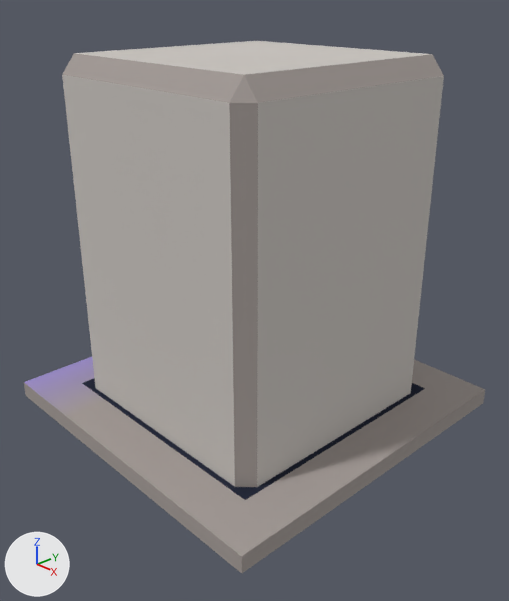
The Blender file ExternalAssets/Blender/Door02.blend as it was, and as the next commit left it.
Camera for both pictures: a camera (50 mm lens) standing at (1.13, -1.057, 0.97) and looking at (0.047, -0.037, 0.304). The lights are fixed; the arrows at lower left show +X, +Y and +Z.

In view in the first picture: 'Base', 'Door'.
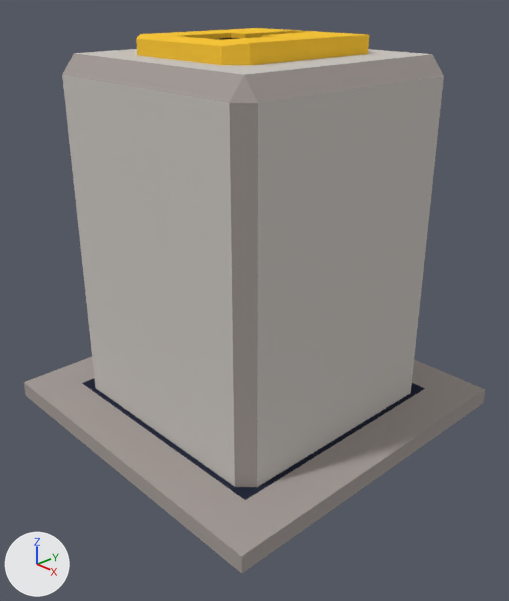
Commit message: Locked doors

What the commit changed:
Picture 'PaletteChestGold.png' (img_palettechestgold_png) is new.
Material 'PaletteMatte' (mat_palettematte) is new.
Its texture is img_palettechestgold_png.
Material 'PaletteShiney' (mat_paletteshiney) is new.
Its texture is img_palettechestgold_png.
me_cube_001 has 12 vertices, 9 faces and spans x -0.5..0.5, y -0.5..0.5, z 0.0..0.041.
me_cube_001 is used by ob_base; location (0.0, 0.0, 0.0); scale (0.828, 0.828, 1.0).
me_cube_001 part 1: texture (UV) coordinates of 8 of 9 faces, centred in x -0.5..0.5, y -0.5..0.5, z 0.02..0.041, changed; they spanned u 0.96..1.0, v 0.53..0.57 and now span u 0.97..0.99, v 0.54..0.57.
Mesh me_lock is new.
It has 32 vertices, 24 faces and spans x -0.4..0.4, y -0.091..0.665, z -0.471..0.484.
Faces by material slot: [23, 1].
It uses material mat_paletteshiney (picture img_palettechestgold_png).
It uses material mat_palettematte (picture img_palettechestgold_png).
Object 'Lock' (ob_lock) is new; it shows me_lock.
Its parent is ob_door.
Its matrix parent inverse is Matrix(((1.259, 0.0, 0.0, 0.0), (0.0, 1.259, 0.0, 0.0), (0.0, 0.0, 1.0, 0.0), (0.0, 0.0, 0.0, 1.0))).
Its location is (0.0, 0.00647, 0.87).
Its rotation in degrees is (-90, 0, 180).
Its scale is (0.417, 0.0622, 0.417).

Boxes [x1, y1, x2, y2] around the edits, measured in the pictures (509 x 601 px):
'Lock', added (yellow): after [136, 28, 369, 65]
    faces in mat_paletteshiney (picture img_palettechestgold_png): [136, 28, 369, 65]
part 1 of me_cube_001, surface changed: [24, 357, 485, 573] in both
